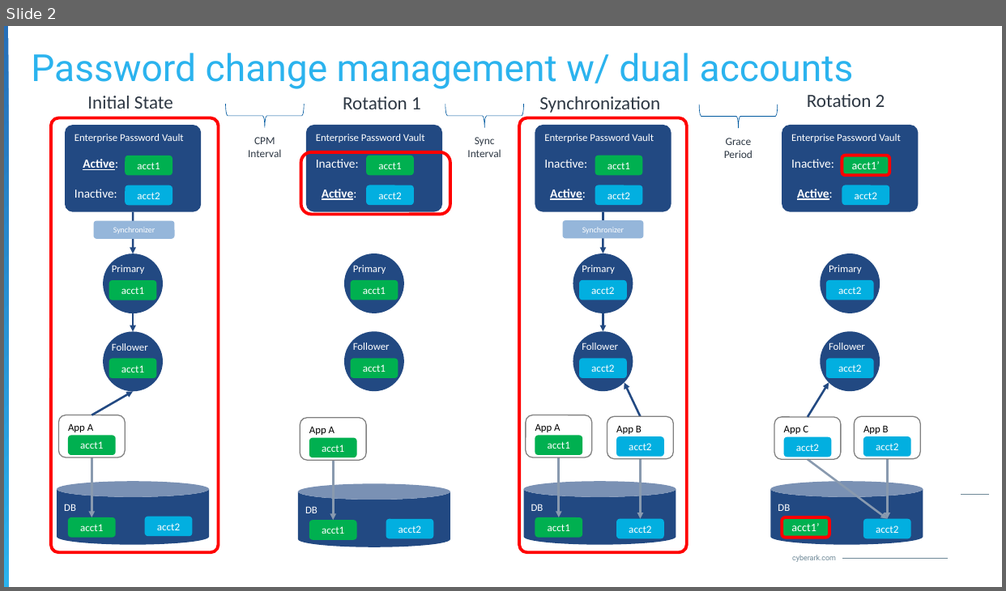
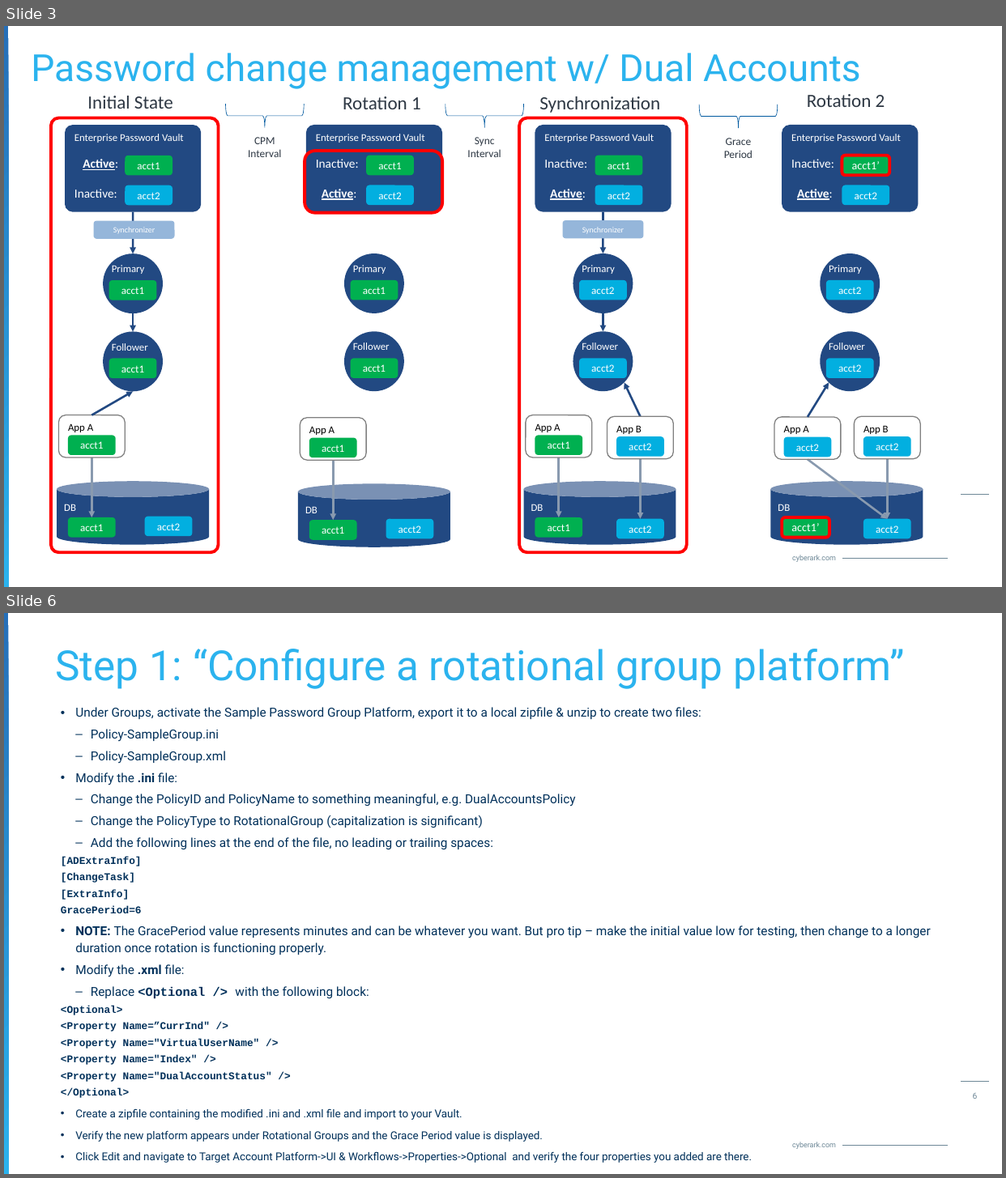
Before and after one commit to jodyhuntatx/cybrsm-demos, a slide deck: DUAL_ACCOUNTS_demo/DualAccounts-Explained-230814JH.pptx. Shown one above the other, each under a label of ours: slide 2 before the commit, slides 3 and 6 after it; the slides between them are not shown. The pictures are 1006x591 and 1006x1178 pixels, drawn with LibreOffice and Linux fonts; fonts in the diff are those of the drawing; background and template pictures are left out. Boxes give left, top, right and bottom in pixels: in the first picture for what was removed or moved away, otherwise in the second. Text is boxed around its words. In the diff, an @@ line names an element or a change of style, - is before the commit and + after.

```diff
--- a/DUAL_ACCOUNTS_demo/DualAccounts-Explained-230814JH.pptx
+++ b/DUAL_ACCOUNTS_demo/DualAccounts-Explained-230814JH.pptx
@@ slide 6 added at (x1=4, y1=613, x2=1002, y2=1174), background #FFFFFF; not listed: 4 template elements that a slide beside it also shows @@
@@ title added at (x1=55, y1=649, x2=904, y2=689), 40 pt, text gradient #2BB3EE to #266FB8 @@
+Step 1: “Configure a rotational group platform”
@@ text added at (x1=61, y1=707, x2=931, y2=1163), 12 pt, text #00305A @@
+• Under Groups, activate the Sample Password Group Platform, export it to a local zipfile & unzip to create two files:
+  – Policy-SampleGroup.ini
+  – Policy-SampleGroup.xml
+• Modify the .ini file:
+  – Change the PolicyID and PolicyName to something meaningful, e.g. DualAccountsPolicy
+  – Change the PolicyType to RotationalGroup (capitalization is significant)
+  – Add the following lines at the end of the file, no leading or trailing spaces:
+[ADExtraInfo]
+[ChangeTask]
+[ExtraInfo]
+GracePeriod=6
+• NOTE: The GracePeriod value represents minutes and can be whatever you want. But pro tip – make the initial value low for testing, then change to a longer duration once rotation is functioning properly.
+• Modify the .xml file:
+  – Replace <Optional /> with the following block:
+<Optional>
+<Property Name=”CurrInd" />
+<Property Name="VirtualUserName" />
+<Property Name="Index" />
+<Property Name="DualAccountStatus" />
+</Optional>
+• Create a zipfile containing the modified .ini and .xml file and import to your Vault.
+• Verify the new platform appears under Rotational Groups and the Grace Period value is displayed.
+• Click Edit and navigate to Target Account Platform->UI & Workflows->Properties->Optional and verify the four properties you added are there.
@@ page number added at (x1=973, y1=1093, x2=978, y2=1099), 8 pt, text #6E8897 @@
+6
@@ what was slide 2 is now slide 3 @@
@@ slide 3 changed as well @@
@@ title at (x1=31, y1=53, x2=861, y2=89): text changed @@
-Password change management w/ dual accounts
+Password change management w/ Dual Accounts
@@ rounded rectangle resized from (x1=301, y1=152, x2=450, y2=215) to (x1=305, y1=151, x2=443, y2=213) @@
@@ text in rounded rectangle at (x1=784, y1=425, x2=808, y2=434): text changed @@
-App C
+App A
```
Also in this commit, not shown: 1 other slide changed, 7 other slides added, 1 slide removed, 26 other files.
